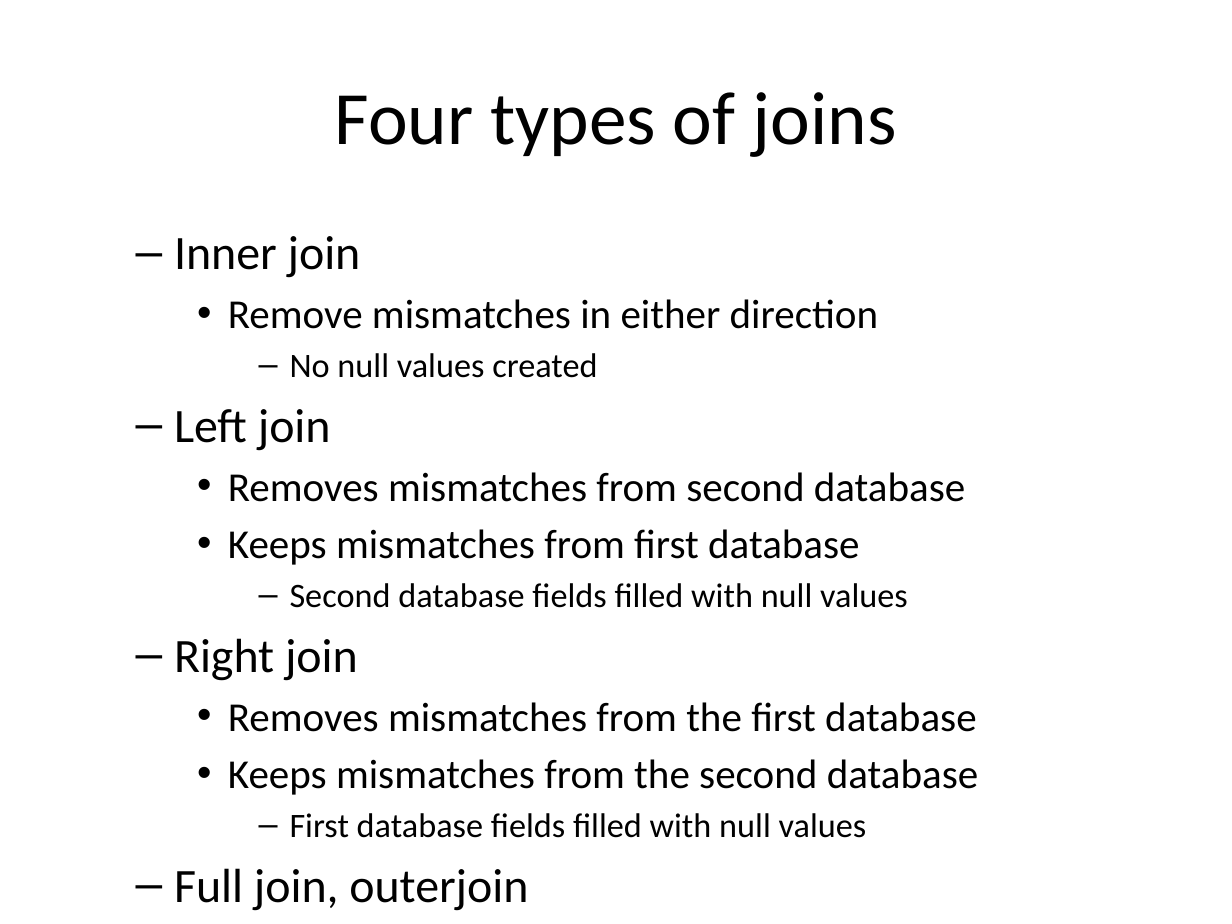
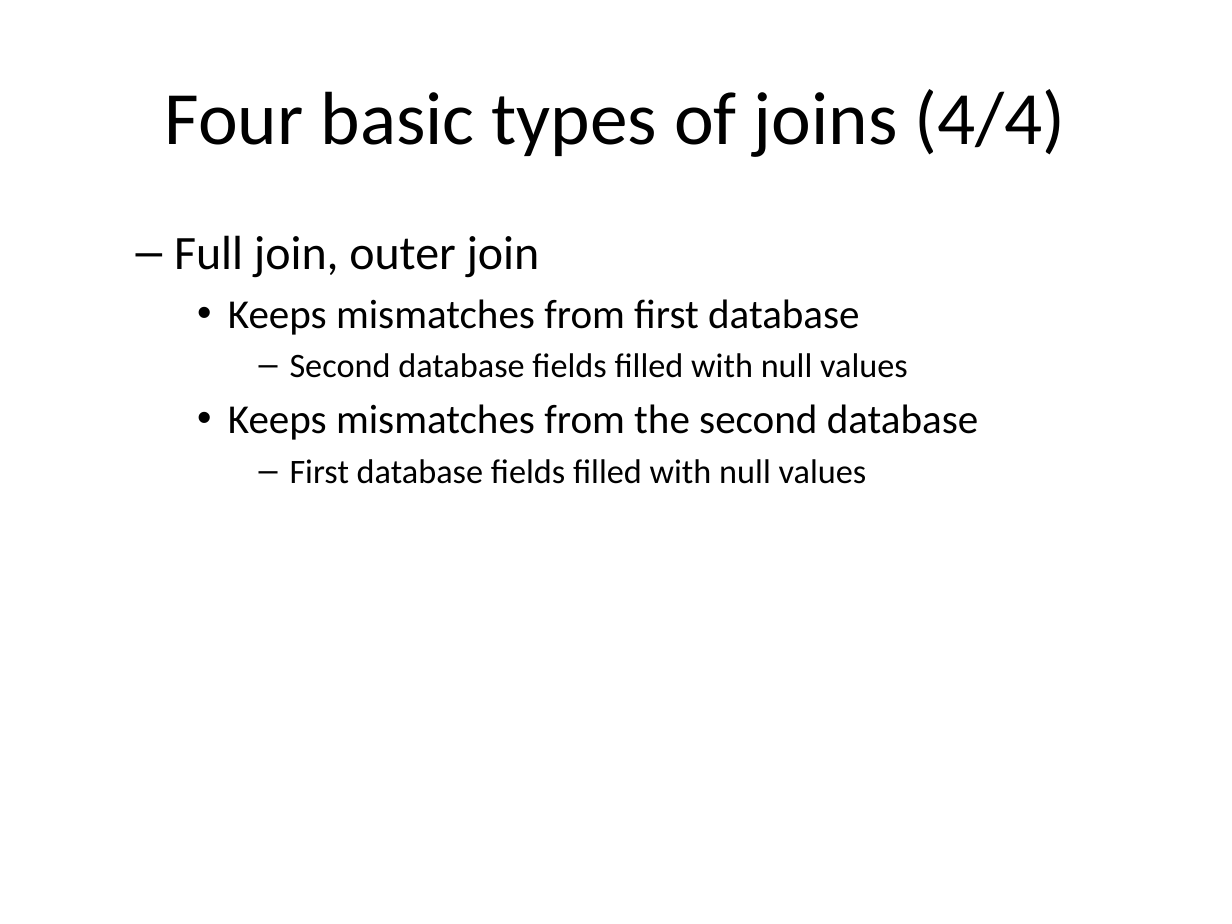
Before and after one commit to pmean/introduction-to-sql, a slide deck: slide 7 of src/mismatches.pptx (slide 3 before the commit). Drawn at 1232x924 pixels with LibreOffice and Linux fonts; fonts in the diff are those of the drawing. Boxes give left, top, right and bottom in pixels: in the first picture for what was removed or moved away, otherwise in the second. Text is boxed around its words. In the diff, an @@ line names an element or a change of style, - is before the commit and + after.

Commit message:
Simple join examples in mismatches.Rmd

```diff
--- a/src/mismatches.pptx
+++ b/src/mismatches.pptx
@@ title at (x1=165, y1=89, x2=1066, y2=157): text changed @@
-Four types of joins
+Four basic types of joins (4/4)
@@ text at (x1=174, y1=235, x2=540, y2=278): text changed; size 24 to 28 pt @@
-  – Inner join
-    • Remove mismatches in either direction
-      – No null values created
-  – Left join
-    • Removes mismatches from second database
-    • Keeps mismatches from first database
-      – Second database fields filled with null values
-  – Right join
-    • Removes mismatches from the first database
-    • Keeps mismatches from the second database
-      – First database fields filled with null values
-  – Full join, outerjoin
+  – Full join, outer join
```
Also in this commit, not shown: 2 other slides changed, 11 slides added, 1 slide removed, 8 other files.
